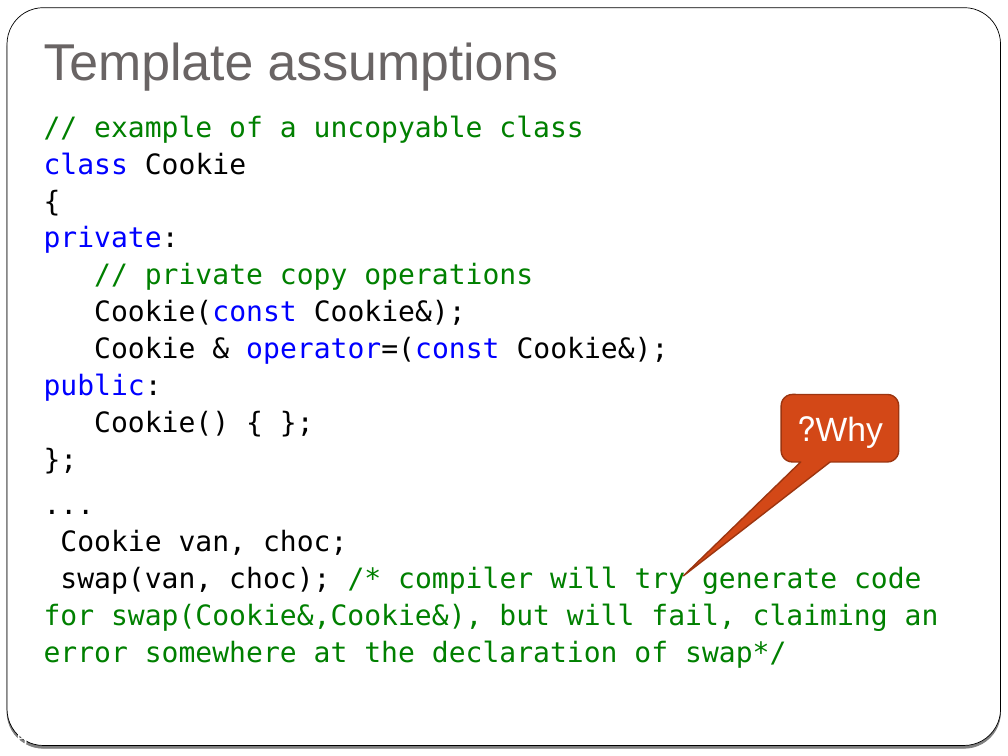
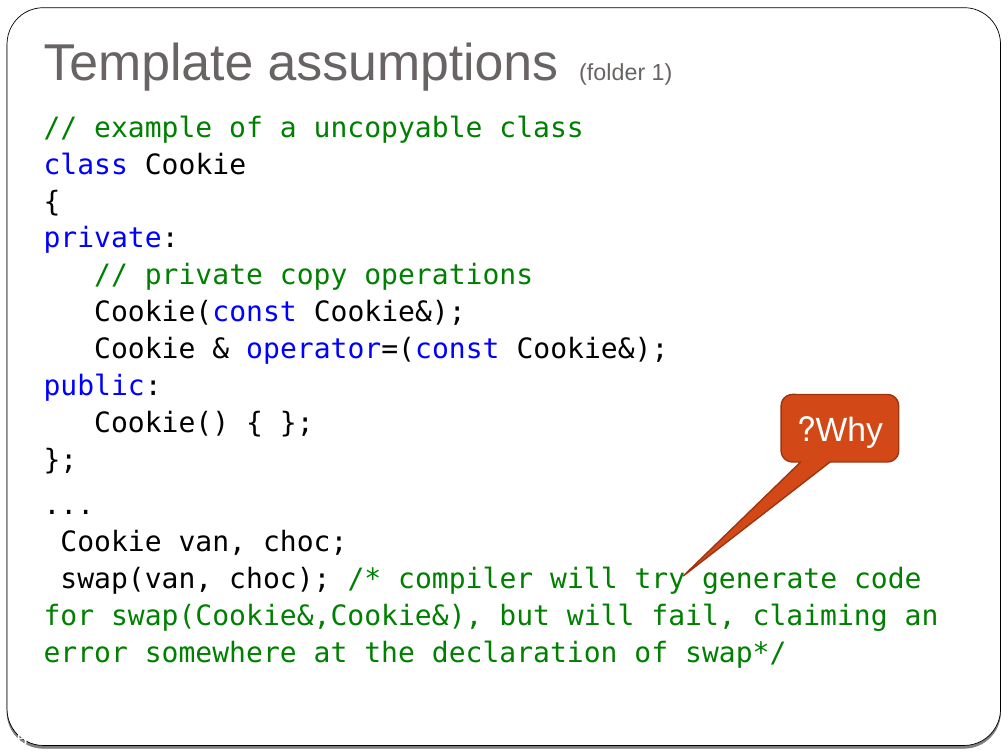
Before and after one commit to cpp-at-ariel/cpp-5778, a slide deck: slide 15 of week08-templates/slides.odp. Drawn at 1008x756 pixels with LibreOffice and Linux fonts; fonts in the diff are those of the drawing. Boxes give left, top, right and bottom in pixels: in the first picture for what was removed or moved away, otherwise in the second. Text is boxed around its words. In the diff, an @@ line names an element or a change of style, - is before the commit and + after.

```diff
--- a/week08-templates/slides.odp
+++ b/week08-templates/slides.odp
@@ title at box(44, 42, 673, 91): text changed @@
-Template assumptions
+Template assumptions (folder 1)
```
Also in this commit, not shown: 5 other slides changed, 5 other files.
